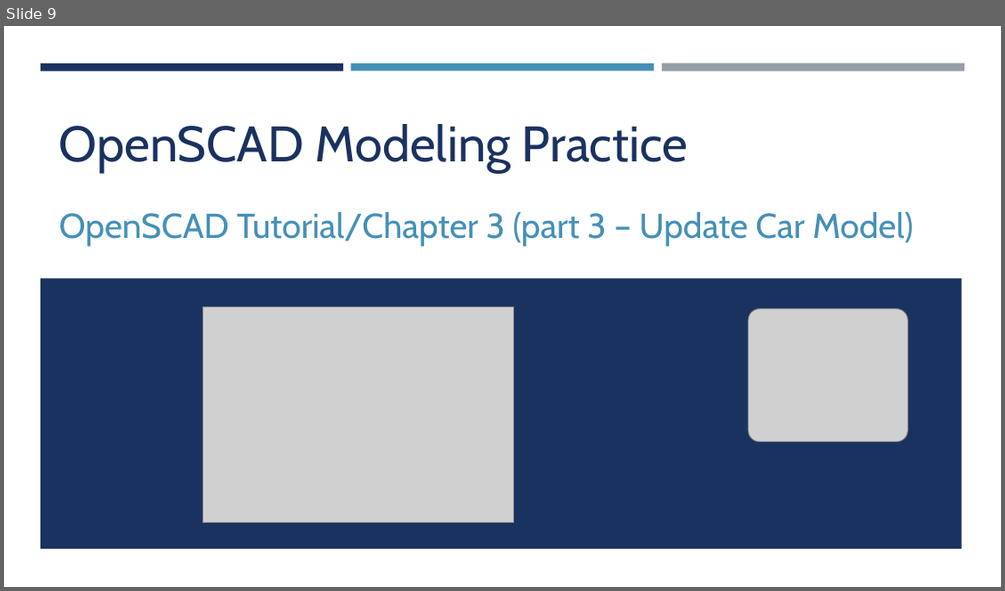
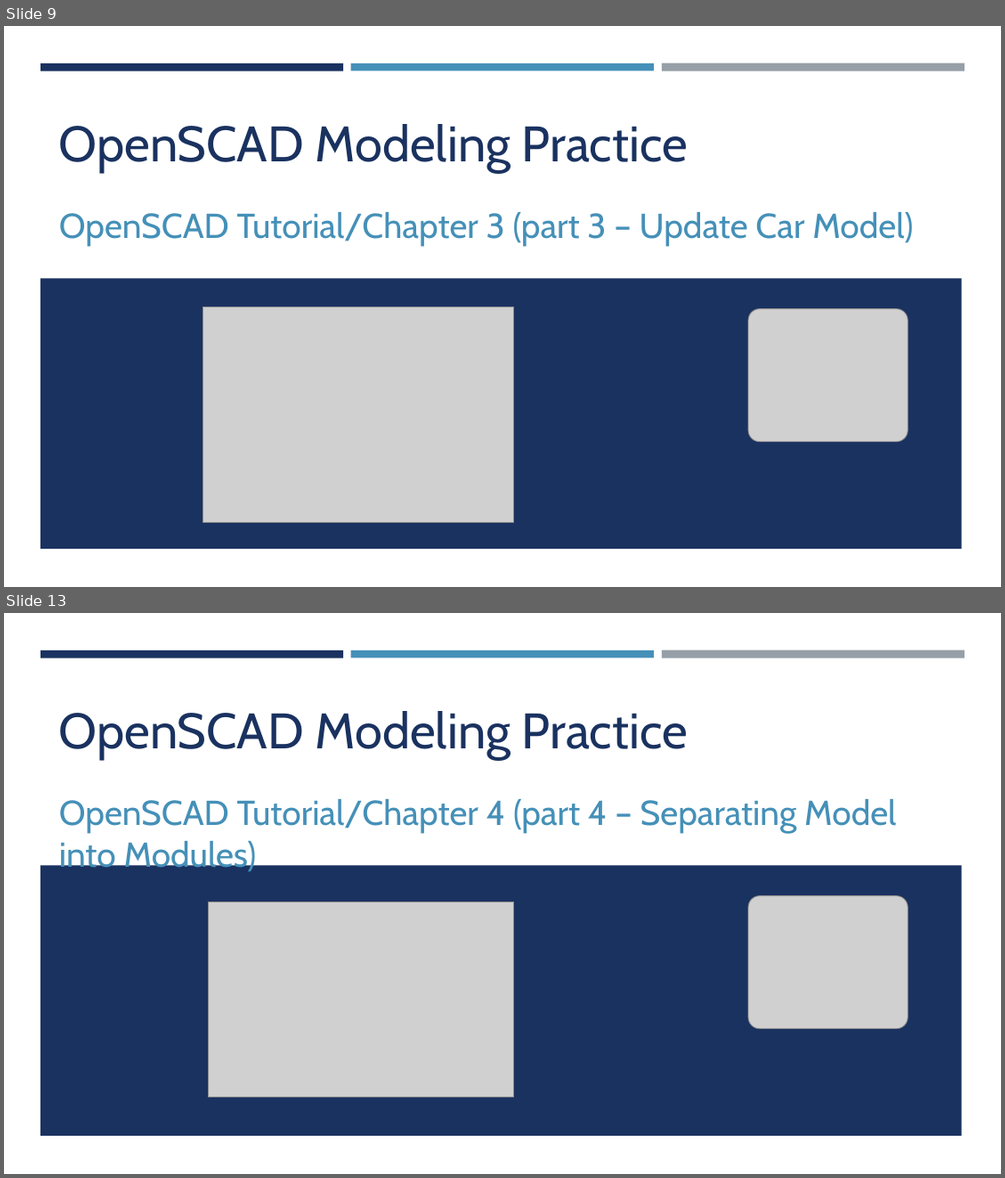
Before and after one commit to yasenstar/openscad, a slide deck: OpenSCAD.pptx. Shown one above the other, each under a label of ours: slide 9 before the commit, slides 9 and 13 after it; the slides between them are not shown. The pictures are 1005x591 and 1005x1178 pixels, drawn with LibreOffice and Linux fonts; fonts in the diff are those of the drawing; grey boxes stand for pictures. Boxes give left, top, right and bottom in pixels: in the first picture for what was removed or moved away, otherwise in the second. Text is boxed around its words. In the diff, an @@ line names an element or a change of style, - is before the commit and + after.

Commit message:
add chapter 4 part 1 & 2

```diff
--- a/OpenSCAD.pptx
+++ b/OpenSCAD.pptx
@@ slide 13 added at bbox=[4, 613, 1001, 1174], background #FFFFFF; not listed: 4 template elements that a slide beside it also shows @@
@@ title added at bbox=[59, 711, 688, 760], 48 pt, text #1A3260 @@
+OpenSCAD Modeling Practice
@@ subtitle added at bbox=[59, 799, 896, 875], 33.3 pt, text #4590B8 @@
+OpenSCAD Tutorial/Chapter 4 (part 4 – Separating Model into Modules)
@@ picture added at bbox=[208, 901, 514, 1097] @@
@@ picture added at bbox=[748, 896, 907, 1029] @@
```
Also in this commit, not shown: 3 other slides added, 5 other files.
